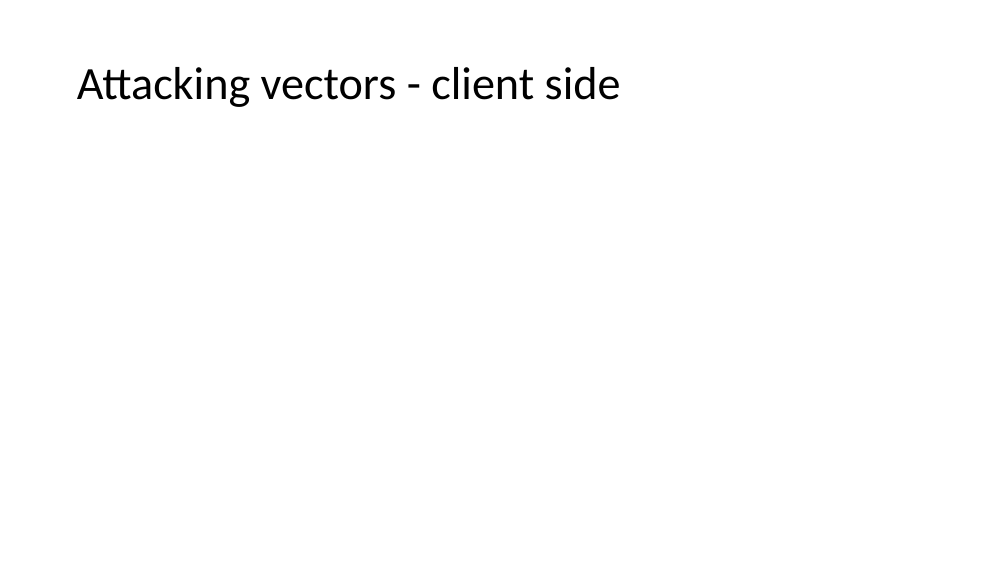
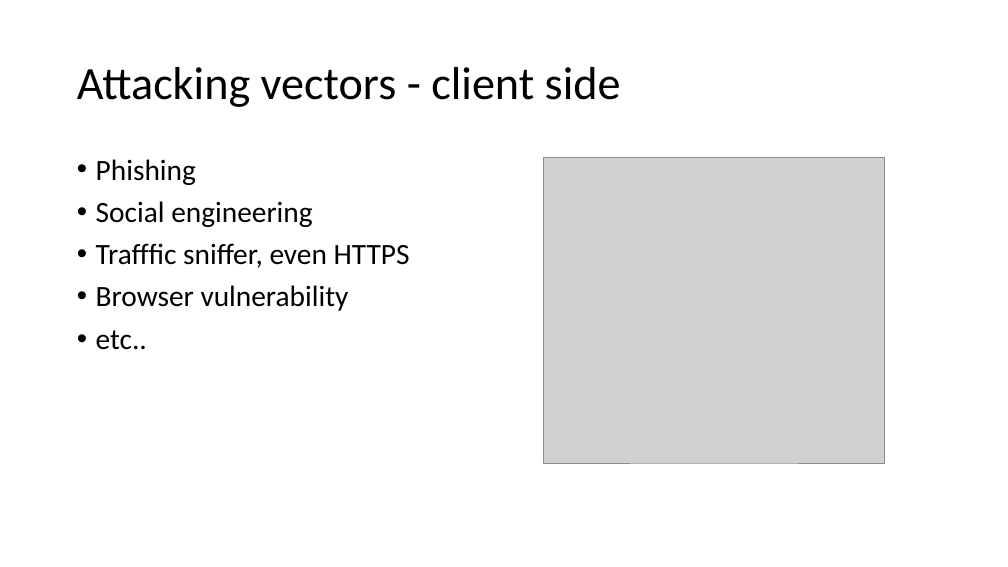
Before and after one commit to jacqbb/webscan, a slide deck: slide 5 of urlinfo_presentation.pptx (slide 4 before the commit). Drawn at 1008x567 pixels with LibreOffice and Linux fonts; fonts in the diff are those of the drawing; grey boxes stand for pictures; background and template pictures are left out. Boxes give left, top, right and bottom in pixels: in the first picture for what was removed or moved away, otherwise in the second. Text is boxed around its words. In the diff, an @@ line names an element or a change of style, - is before the commit and + after.

```diff
--- a/urlinfo_presentation.pptx
+++ b/urlinfo_presentation.pptx
@@ text added at box(96, 159, 410, 350), 28 pt, text #000000 @@
+• Phishing
+• Social engineering
+• Trafffic sniffer, even HTTPS
+• Browser vulnerability
+• etc..
@@ picture added at box(544, 157, 885, 463) @@
```
Also in this commit, not shown: 15 other slides changed, 12 slides added, 7 slides removed, 41 other files.
